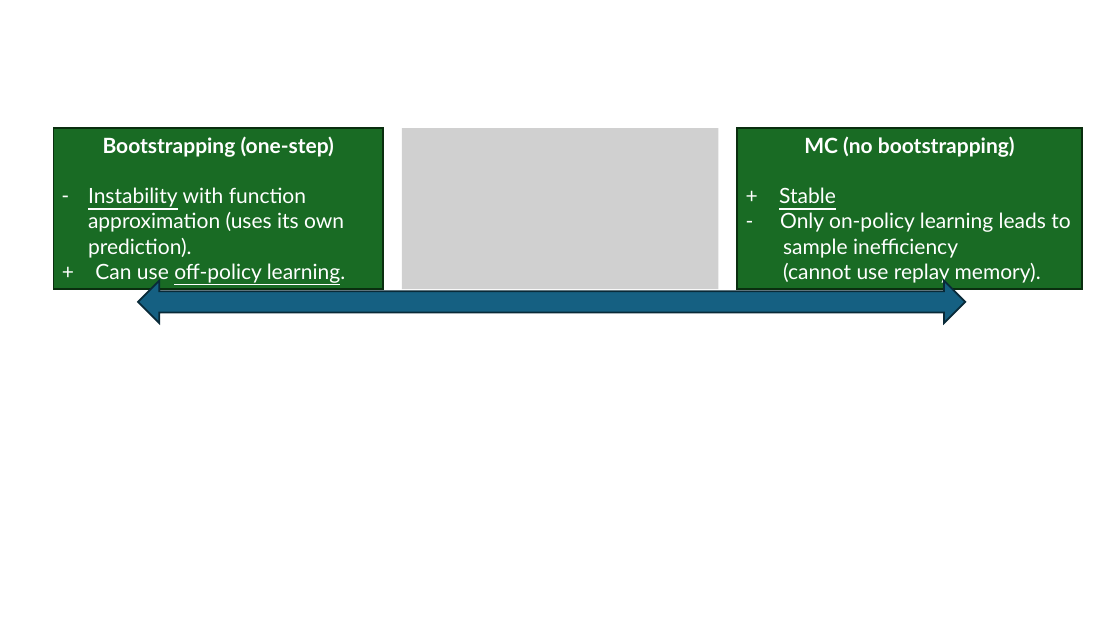
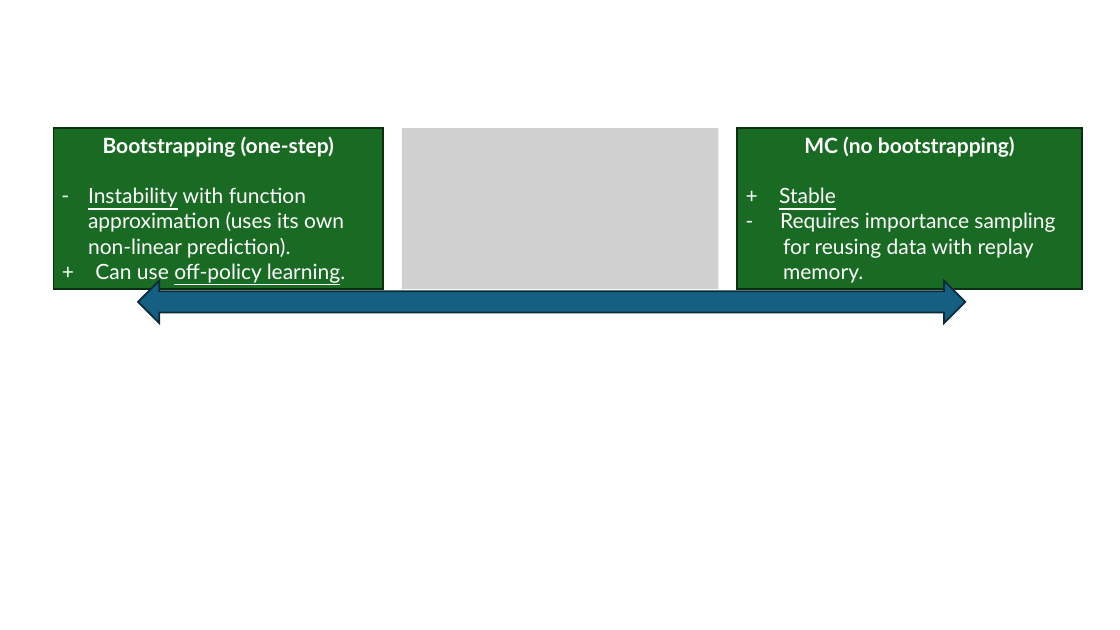
Before and after one commit to mhahsler/Introduction_to_Reinforcement_Learning, a slide deck: slide 18 of slides/Lecture_DRL.pptx. Drawn at 1120x630 pixels with LibreOffice and Linux fonts; fonts in the diff are those of the drawing; grey boxes stand for pictures. Boxes give left, top, right and bottom in pixels: in the first picture for what was removed or moved away, otherwise in the second. Text is boxed around its words. In the diff, an @@ line names an element or a change of style, - is before the commit and + after.

```diff
--- a/slides/Lecture_DRL.pptx
+++ b/slides/Lecture_DRL.pptx
@@ text in rectangle at <box>88,187,344,258</box>: text changed @@
-– Instability with function approximation (uses its own prediction).
+– Instability with function approximation (uses its own non-linear prediction).
@@ text in rectangle at <box>780,212,1055,283</box>: text changed @@
-- Only on-policy learning leads to
-sample inefficiency
-(cannot use replay memory).
+- Requires importance sampling
+for reusing data with replay
+memory.
```
Also in this commit, not shown: 4 other slides changed, 1 slide added, 1 slide removed, 5 other files.
